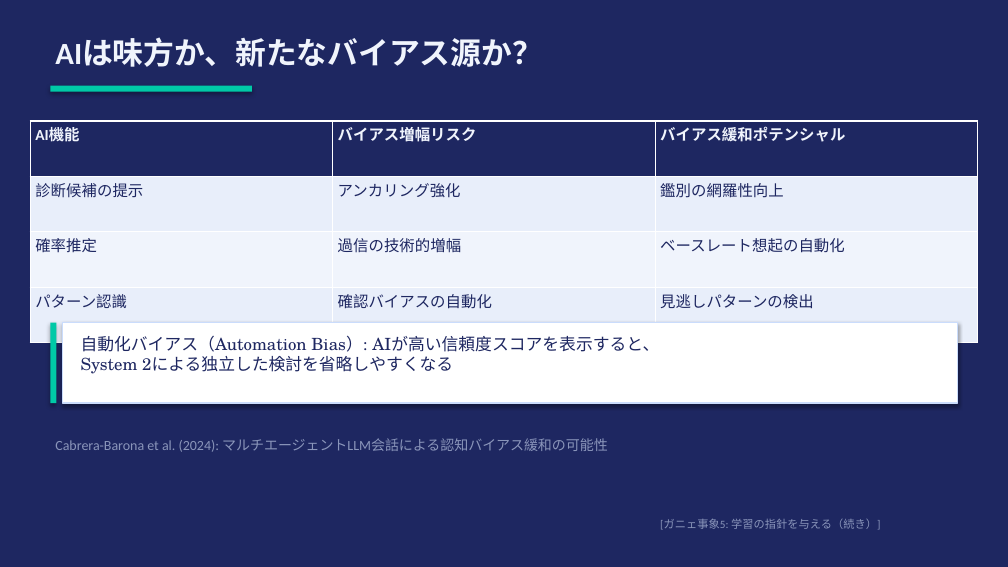
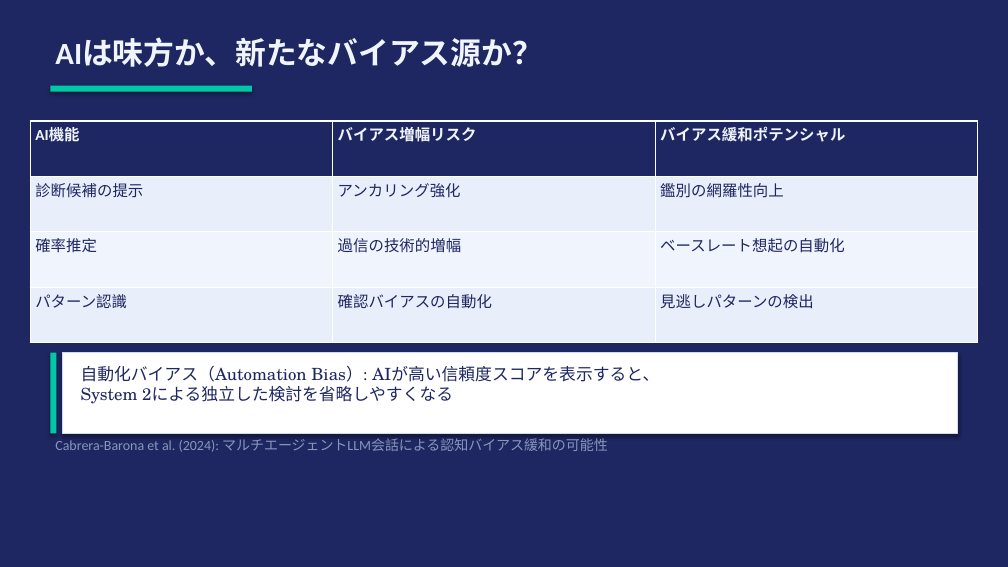
Before and after one commit to Tama831/ai-agent-team-materials, a slide deck: slide 9 of output/education/2026-03-30_cognitive-bias-diagnostic-reasoning/cognitive-bias-diagnostic-reasoning_slides_residents.pptx. Drawn at 1008x567 pixels with LibreOffice and Linux fonts; fonts in the diff are those of the drawing. Boxes give left, top, right and bottom in pixels: in the first picture for what was removed or moved away, otherwise in the second. Text is boxed around its words. In the diff, an @@ line names an element or a change of style, - is before the commit and + after.

```diff
--- a/output/education/2026-03-30_cognitive-bias-diagnostic-reasoning/cognitive-bias-diagnostic-reasoning_slides_residents.pptx
+++ b/output/education/2026-03-30_cognitive-bias-diagnostic-reasoning/cognitive-bias-diagnostic-reasoning_slides_residents.pptx
@@ 2 rectangles, 1 text: place and size @@
-2 rectangles, 1 text at box(50, 323, 958, 403)
+2 rectangles, 1 text at box(50, 353, 958, 433)
@@ text removed at box(660, 519, 880, 530) @@
-[ガニェ事象5: 学習の指針を与える（続き）]
```
Also in this commit, not shown: 9 other slides changed, 4 other files.
